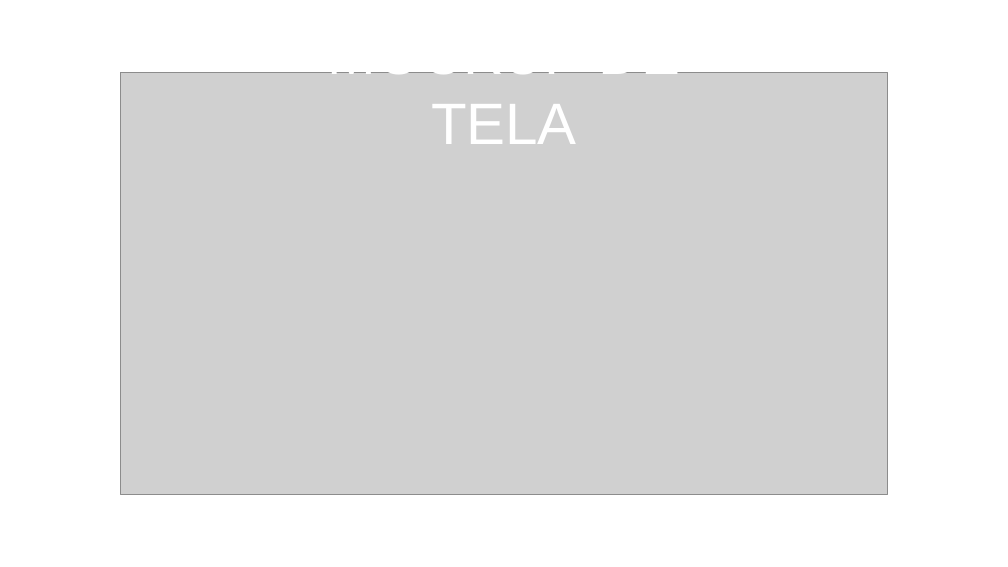
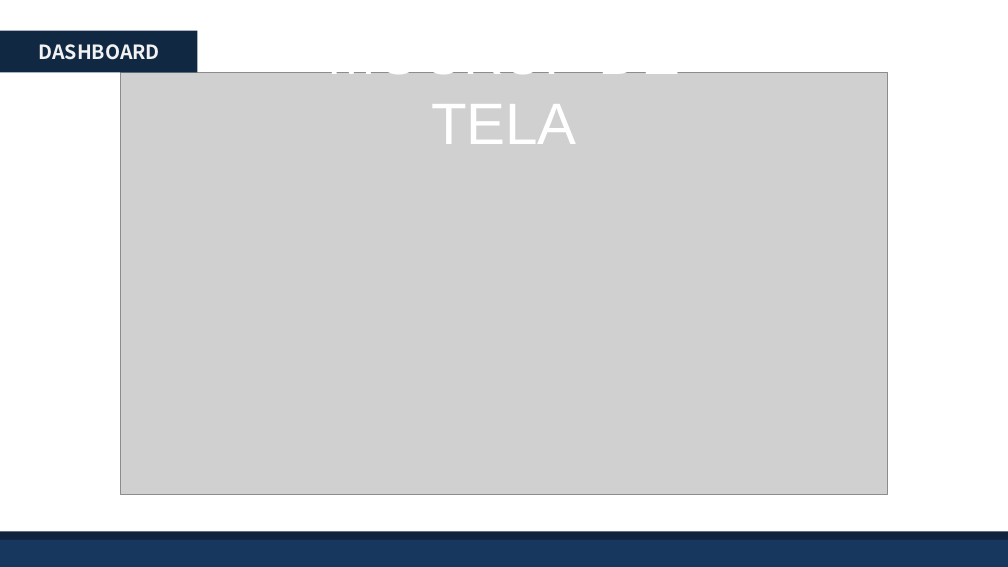
Before and after one commit to BandTec/grupo-05-adsa-20201, a slide deck: slide 12 of SuperVisorPower.pptx. Drawn at 1008x567 pixels with LibreOffice and Linux fonts; fonts in the diff are those of the drawing; grey boxes stand for pictures. Boxes give left, top, right and bottom in pixels: in the first picture for what was removed or moved away, otherwise in the second. Text is boxed around its words. In the diff, an @@ line names an element or a change of style, - is before the commit and + after.

```diff
--- a/SuperVisorPower.pptx
+++ b/SuperVisorPower.pptx
@@ rectangle added at [0,31,198,73], fill #102842 @@
@@ text added at [39,44,160,60], 28 pt, text #F2F2F2, bold @@
+DASHBOARD
@@ rectangle added at [0,535,1008,566], fill #17375E @@
@@ rectangle added at [0,531,1008,540], fill #0F243E @@
```
Also in this commit, not shown: 13 other slides changed, 5 slides added, 3 slides removed, 3 other files.
